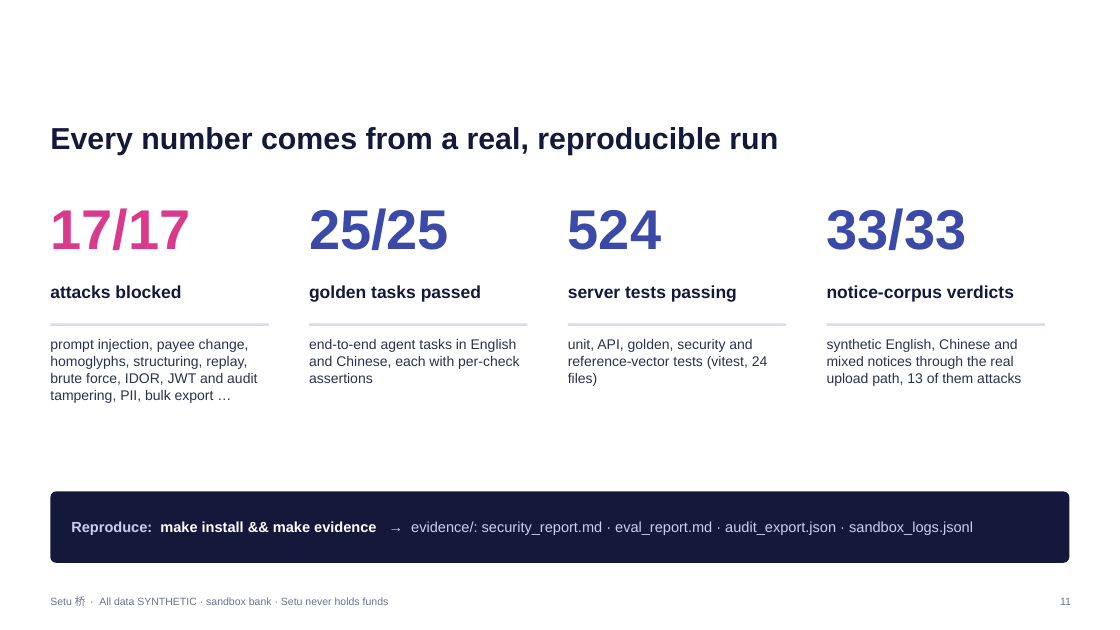
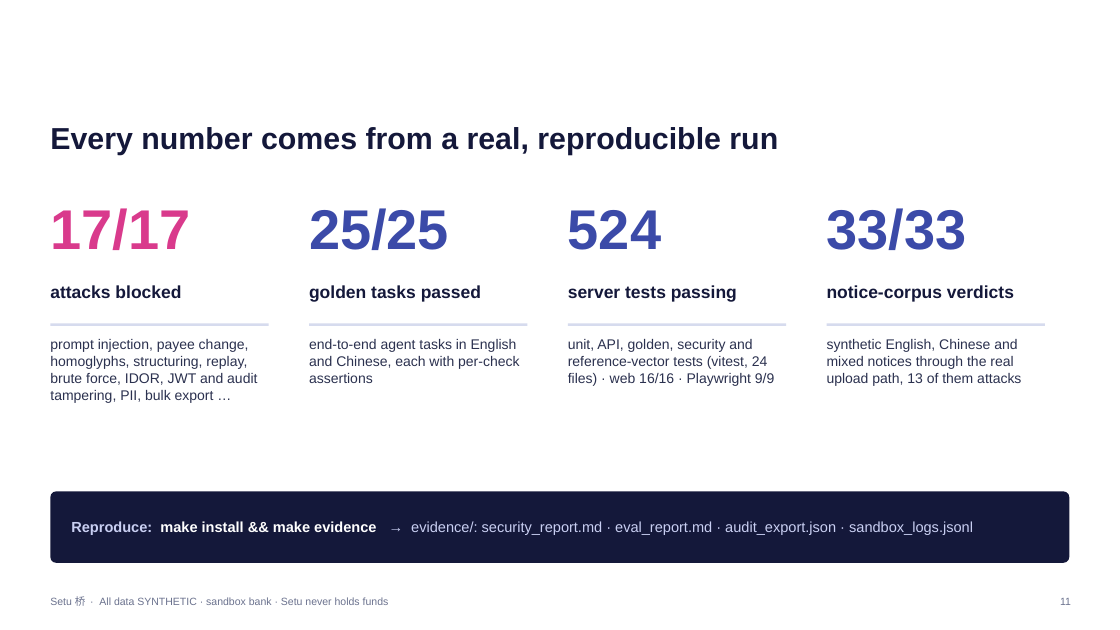
Before and after one commit to Zul-Qarnain/setu-fintechathon, a slide deck: slide 11 of submission/official/C-VIRSYS-Presentation.pptx. Drawn at 1120x630 pixels with LibreOffice and Linux fonts; fonts in the diff are those of the drawing; background and template pictures are left out. Boxes give left, top, right and bottom in pixels: in the first picture for what was removed or moved away, otherwise in the second. Text is boxed around its words. In the diff, an @@ line names an element or a change of style, - is before the commit and + after.

Commit message:
submission: align official docs and deck with TS stack, public repo, test counts, next-phase framing

```diff
--- a/submission/official/C-VIRSYS-Presentation.pptx
+++ b/submission/official/C-VIRSYS-Presentation.pptx
@@ text at [568,339,774,386]: text changed @@
-unit, API, golden, security and reference-vector tests (vitest, 24 files)
+unit, API, golden, security and reference-vector tests (vitest, 24 files) · web 16/16 · Playwright 9/9
```
Also in this commit, not shown: 5 other files.
